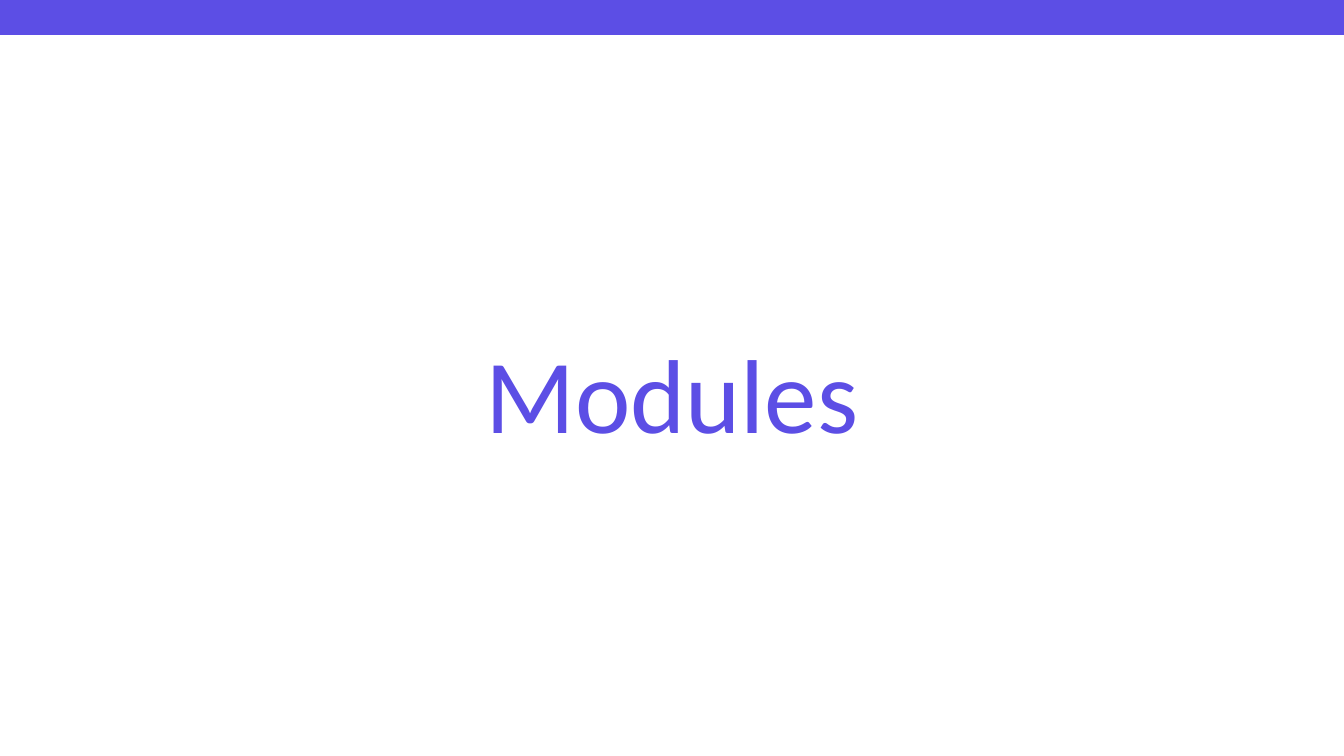
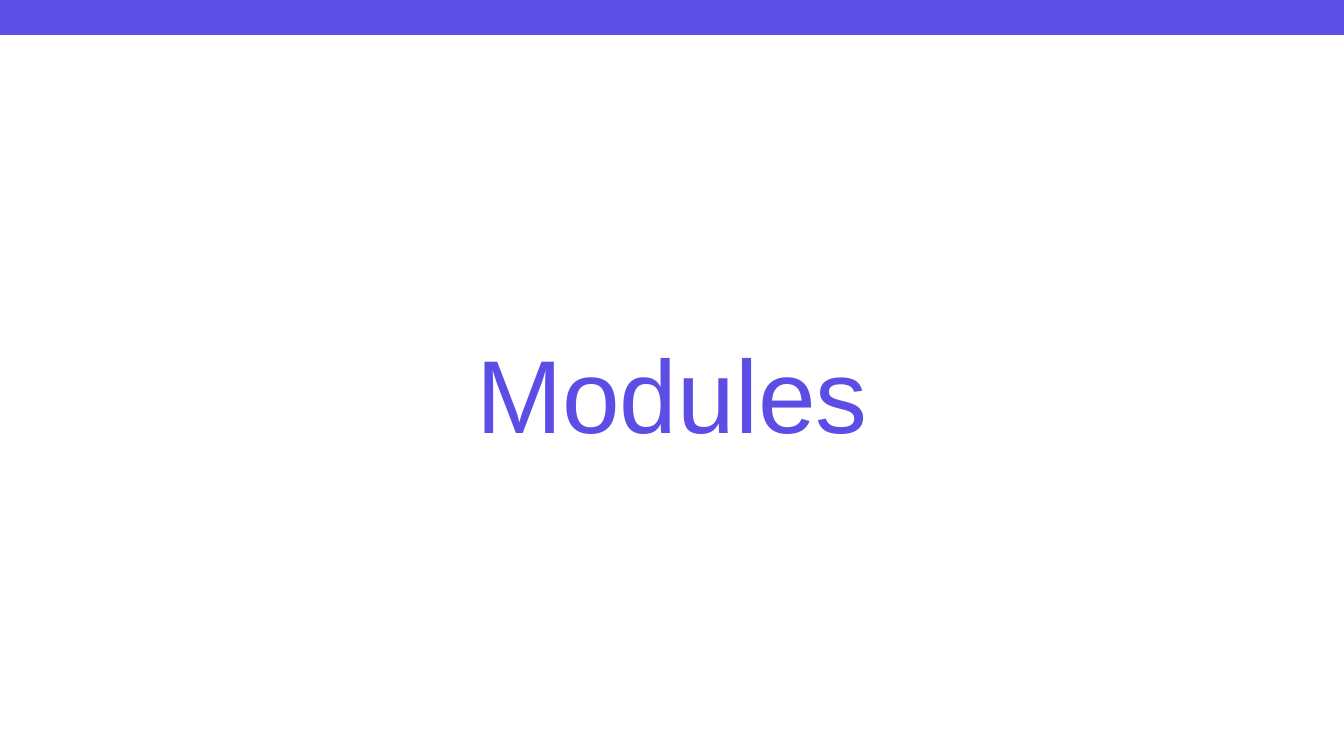
Before and after one commit to grove-mountain/azure-workshop-training, a slide deck: slide 26 of Slides/Azure and Terraform Workshop - Chapter 3.pptx. Drawn at 1344x756 pixels with LibreOffice and Linux fonts; fonts in the diff are those of the drawing; background and template pictures are left out. Boxes give left, top, right and bottom in pixels: in the first picture for what was removed or moved away, otherwise in the second. Text is boxed around its words. In the diff, an @@ line names an element or a change of style, - is before the commit and + after.

Commit message:
Added modules, Excercise using examples from registry

```diff
--- a/Slides/Azure and Terraform Workshop - Chapter 3.pptx
+++ b/Slides/Azure and Terraform Workshop - Chapter 3.pptx
@@ title "Modules" at bbox=[476, 358, 868, 434]: size 75 to 74 pt, font Calibri to Arial @@
```
Also in this commit, not shown: 5 other slides changed, 10 slides added.
